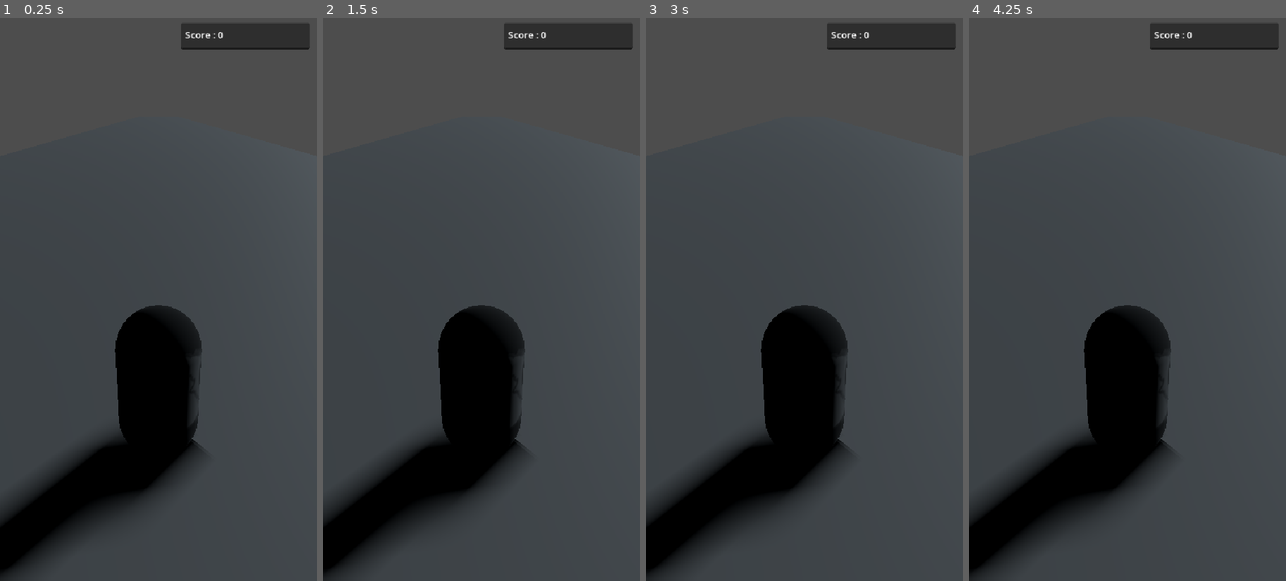
Above: before the commit, frames 1-4 (left to right).
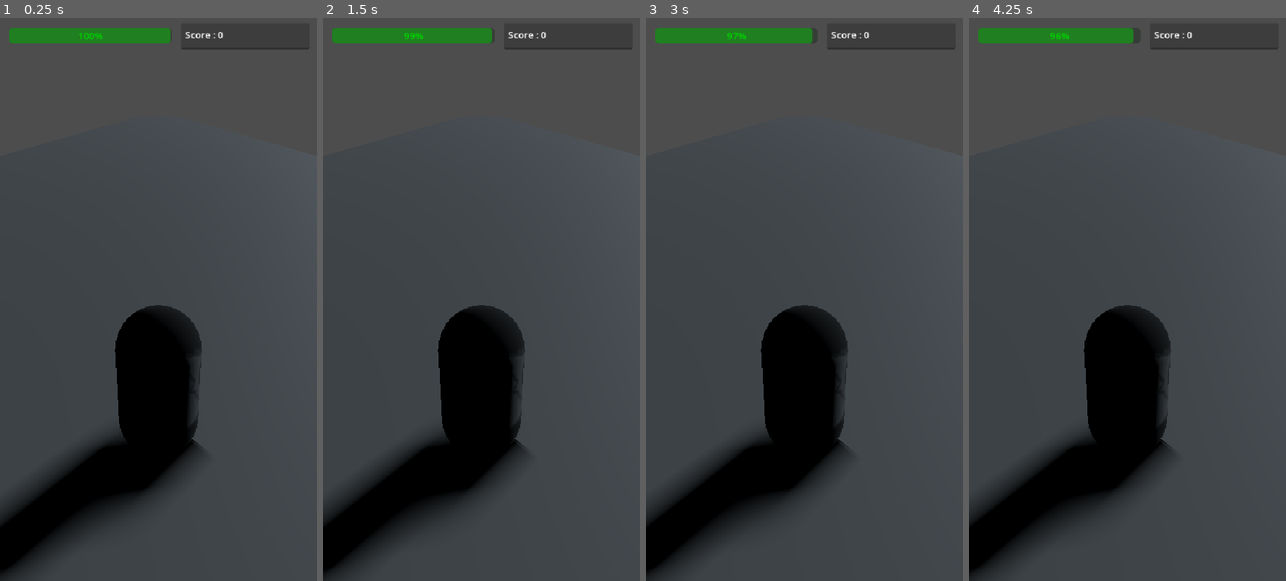
Above: after the commit, the same moments.

Repository: ESMA-NicolasR/face-snatcher
Game: Godot game, scene res://Alois/Scenes/TEST_face_snatcher.tscn
Same seed, same stepped clock (60 frames per second), same inputs: the game is played once before the commit and once after it.
Inputs:
- Up to frame 1 (0.25 s): no input
- Up to frame 2 (1.5 s): tap Enter at 0.5 s; tap Space at 1.25 s
- Up to frame 3 (3 s): tap Enter at 2 s; tap Space at 2.75 s
- Up to frame 4 (4.25 s): tap Enter at 3.5 s

The runs differ from the first frame. In frame 1, 1.4% of the frame differs, in the area x 2-54%, y 1-5%; in frame 2, 1.4%; in frame 3, 1.4%; in frame 4, 1.3%.

Commit message:
Full raw basic gameplay

Diff:
--- a/Alois/Scenes/TEST_face_snatcher.tscn
+++ b/Alois/Scenes/TEST_face_snatcher.tscn
@@ -74,13 +74,15 @@
 path_Left = NodePath("../Terrain_Mesh/Left Path3D")
 path_Right = NodePath("../Terrain_Mesh/Right Path3D")
 
-[node name="UI" type="Control" parent="." unique_id=556213673 node_paths=PackedStringArray("score_label") groups=["UI"]]
+[node name="UI" type="Control" parent="." unique_id=556213673 node_paths=PackedStringArray("score_label", "health_bar") groups=["UI"]]
 layout_mode = 3
 anchors_preset = 0
 offset_right = 539.0
 offset_bottom = 962.0
 script = ExtResource("3_3h7c1")
 score_label = NodePath("ScoreContainer/Score Label")
+health_bar = NodePath("Health Bar")
+gain_pv_mort = 5.0
 
 [node name="ScoreContainer" type="TextEdit" parent="UI" unique_id=1726788413 groups=["ScoreLabel"]]
 layout_mode = 0
@@ -88,6 +90,17 @@
 offset_top = 11.0
 offset_right = 528.0
 offset_bottom = 56.0
+editable = false
+context_menu_enabled = false
+emoji_menu_enabled = false
+shortcut_keys_enabled = false
+selecting_enabled = false
+deselect_on_focus_loss_enabled = false
+drag_and_drop_selection_enabled = false
+middle_mouse_paste_enabled = false
+empty_selection_clipboard_enabled = false
+tab_input_mode = false
+virtual_keyboard_enabled = false
 
 [node name="Score Label" type="Label" parent="UI/ScoreContainer" unique_id=1376001332 groups=["ScoreLabel"]]
 layout_mode = 0
@@ -107,5 +120,14 @@
 text = "Bouton
 Vol visage"
 
+[node name="Health Bar" type="ProgressBar" parent="UI" unique_id=1541017287]
+modulate = Color(0, 0.8862745, 0, 1)
+layout_mode = 0
+offset_left = 16.0
+offset_top = 19.0
+offset_right = 292.0
+offset_bottom = 46.0
+value = 100.0
+
 [connection signal="timeout" from="PNJ Spawn Timer" to="PNJ_Manager" method="_on_pnj_spawn_timer_timeout"]
 [connection signal="pressed" from="UI/Face Steal Button" to="UI" method="_on_face_steal_button_pressed"]
--- a/Alois/Scripts/Face_steal.gd
+++ b/Alois/Scripts/Face_steal.gd
@@ -3,8 +3,7 @@
 var interface: Control
 
 func _ready() -> void:
-	# On va chercher l'interface (adaptez le chemin selon votre scène)
-	# Si votre UI est dans un groupe "UI", c'est plus simple :
+	# On va chercher l'interface
 	interface = get_tree().get_first_node_in_group("UI")
 
 func _on_area_3d_body_entered(body: Node3D) -> void:
--- a/Alois/Scripts/Interface.gd
+++ b/Alois/Scripts/Interface.gd
@@ -2,21 +2,45 @@
 
 # Référence au label de score
 @export var score_label: Label
+# Référence à la barre de vie (ProgressBar ou TextureProgressBar)
+@export var health_bar: ProgressBar
+
+# Vitesse de perte de PV (% par seconde)
+@export var perte_pv_seconde: float = 1.0
+# Points de vie récupérés par PNJ tué
+@export var gain_pv_mort: float = 15.0
 
 var score: int = 0
 var clics_actuels: int = 0
+var pv_actuels: float = 100.0
 var pnj_actuel: Node3D = null # Garde en mémoire le PNJ proche
 
 func _ready():
 	# Initialiser le texte du score
 	print("Update score")
 	mettre_a_jour_score()
+	# Initialiser la barre de vie
+	health_bar.value = pv_actuels
+
+func _process(delta: float) -> void:
+	# Diminuer les PV progressivement selon le temps
+	pv_actuels -= perte_pv_seconde * delta
+
+	# Empêcher les PV de descendre en dessous de 0
+	pv_actuels = max(pv_actuels, 0)
+
+	# Mettre à jour l'affichage de la barre
+	health_bar.value = pv_actuels
+
+	# Logique de Game Over si PV à zéro
+	if pv_actuels <= 0:
+		print("Mort du joueur")
 
 # Fonction appelée par le PNJ quand on s'approche
 func enregistrer_cible(pnj):
 	print("Nouvelle cible à portée")
 	pnj_actuel = pnj
-	clics_actuels = 0 # On remet les clics à zéro pour ce nouveau PNJ
+	clics_actuels = 0 # On remet les clics à zéro pour le nouveau PNJ
 
 # Fonction appelée par le PNJ quand on s'éloigne
 func retirer_cible():
@@ -28,8 +52,7 @@
 	if pnj_actuel != null:
 		clics_actuels += 1
 		print("Clic : ", clics_actuels)
-
-		# Si on atteint 5 clics
+		# Si on atteint 5 clics on détruit le pnj
 		if clics_actuels >= 5:
 			detruire_pnj()
 
@@ -39,7 +62,12 @@
 	print("Plus vivant")
 	mettre_a_jour_score()
 
-	# Détruire le PNJ (et son parent PathFollow3D)
+	# Récupérer des points de vie
+	pv_actuels += gain_pv_mort
+	# Limiter les PV à 100
+	pv_actuels = min(pv_actuels, 100.0)
+
+	# Détruire le PNJ (via son parent PathFollow3D)
 	if pnj_actuel:
 		# On remonte au parent car le script est sur le Mesh
 		# mais c'est le PathFollow3D qu'on veut supprimer
